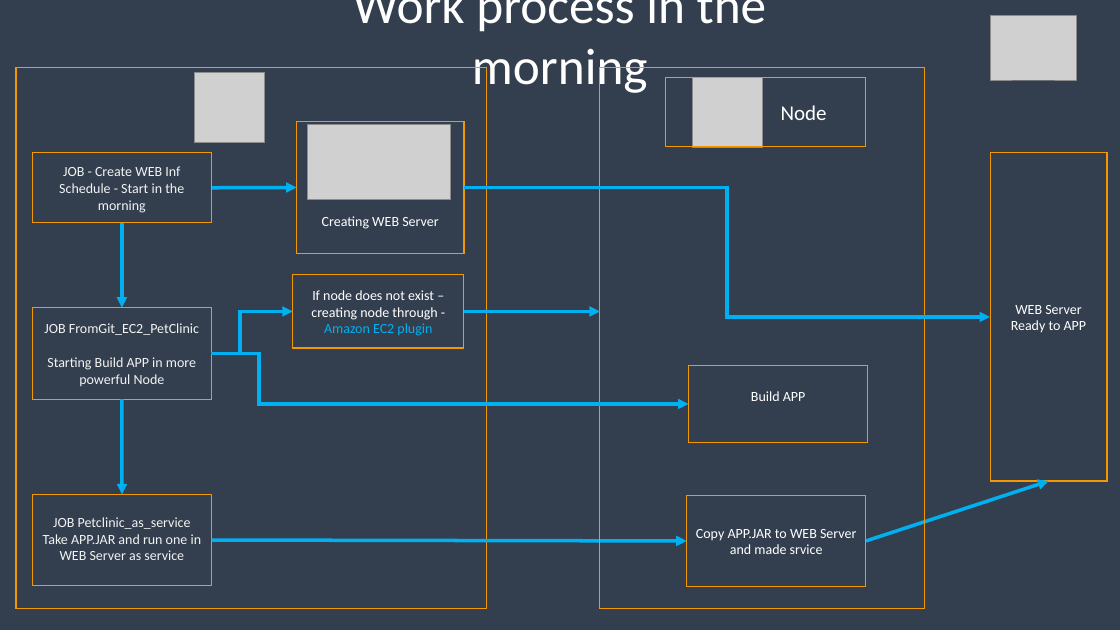
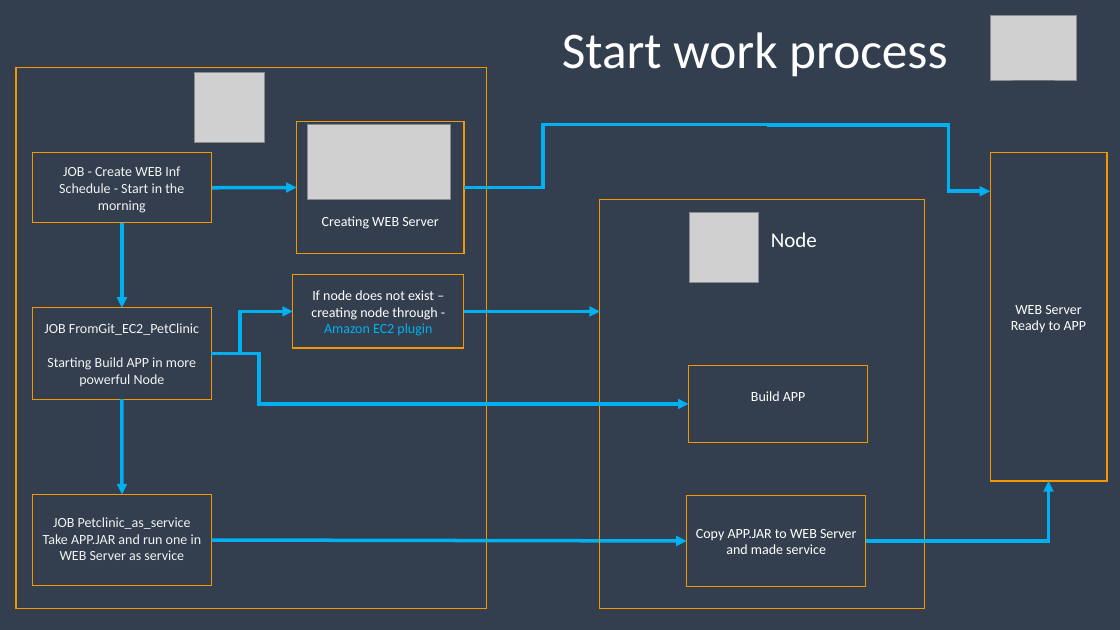
Before and after one commit to Gnoblinys/DevOps_online_Kyiv_2021Q4, a slide deck: slide 5 of m1/final_project/FinalProject.pptx. Drawn at 1120x630 pixels with LibreOffice and Linux fonts; fonts in the diff are those of the drawing; grey boxes stand for pictures. Boxes give left, top, right and bottom in pixels: in the first picture for what was removed or moved away, otherwise in the second. Text is boxed around its words. In the diff, an @@ line names an element or a change of style, - is before the commit and + after.

```diff
--- a/m1/final_project/FinalProject.pptx
+++ b/m1/final_project/FinalProject.pptx
@@ text at box(562, 32, 947, 77): text changed @@
-Work process in the morning
+Start work process
@@ elbow line added from (464, 187) to (769, 124), #00B0F0 3 pt @@
@@ elbow arrow moved from (464, 187) - (991, 317) to (767, 125) - (991, 192) @@
@@ rectangle: place and size @@
-rectangle at box(600, 67, 925, 608)
+rectangle at box(600, 200, 925, 609)
@@ text "Node": place and size @@
-text "Node" at box(665, 78, 865, 147)
+text "Node" at box(771, 232, 817, 247)
@@ text "Node" at box(771, 232, 817, 247): outline #F39803 1 pt to none @@
@@ picture: place and size @@
-picture at box(692, 77, 762, 147)
+picture at box(689, 213, 759, 282)
@@ arrow (866, 541) - (1049, 481): arrow to elbow arrow; route changed @@
@@ text in rectangle at box(696, 529, 856, 554): text changed @@
-Copy APP.JAR to WEB Server and made srvice
+Copy APP.JAR to WEB Server and made service
```
Also in this commit, not shown: 4 other slides changed, 1 slide added, 1 slide removed, 1 other file.
